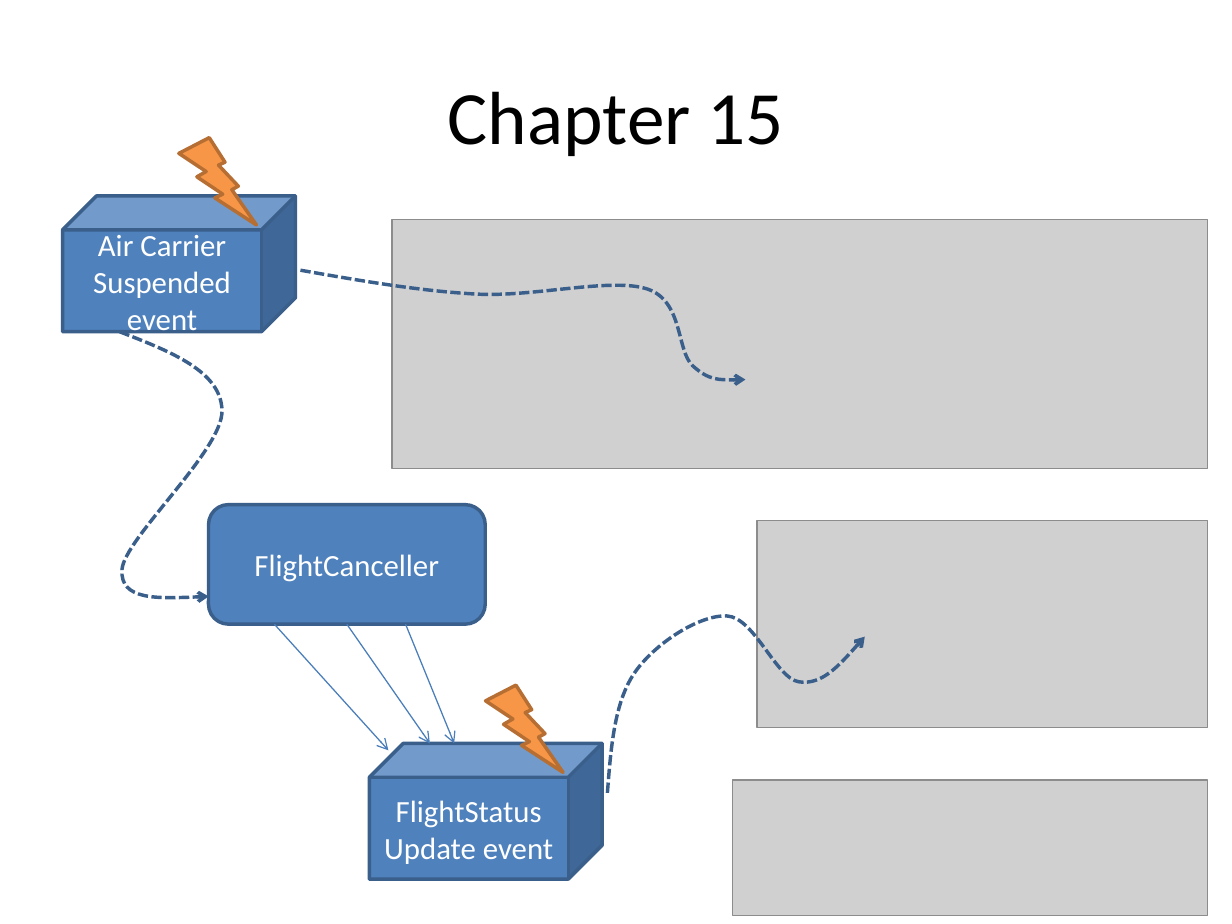
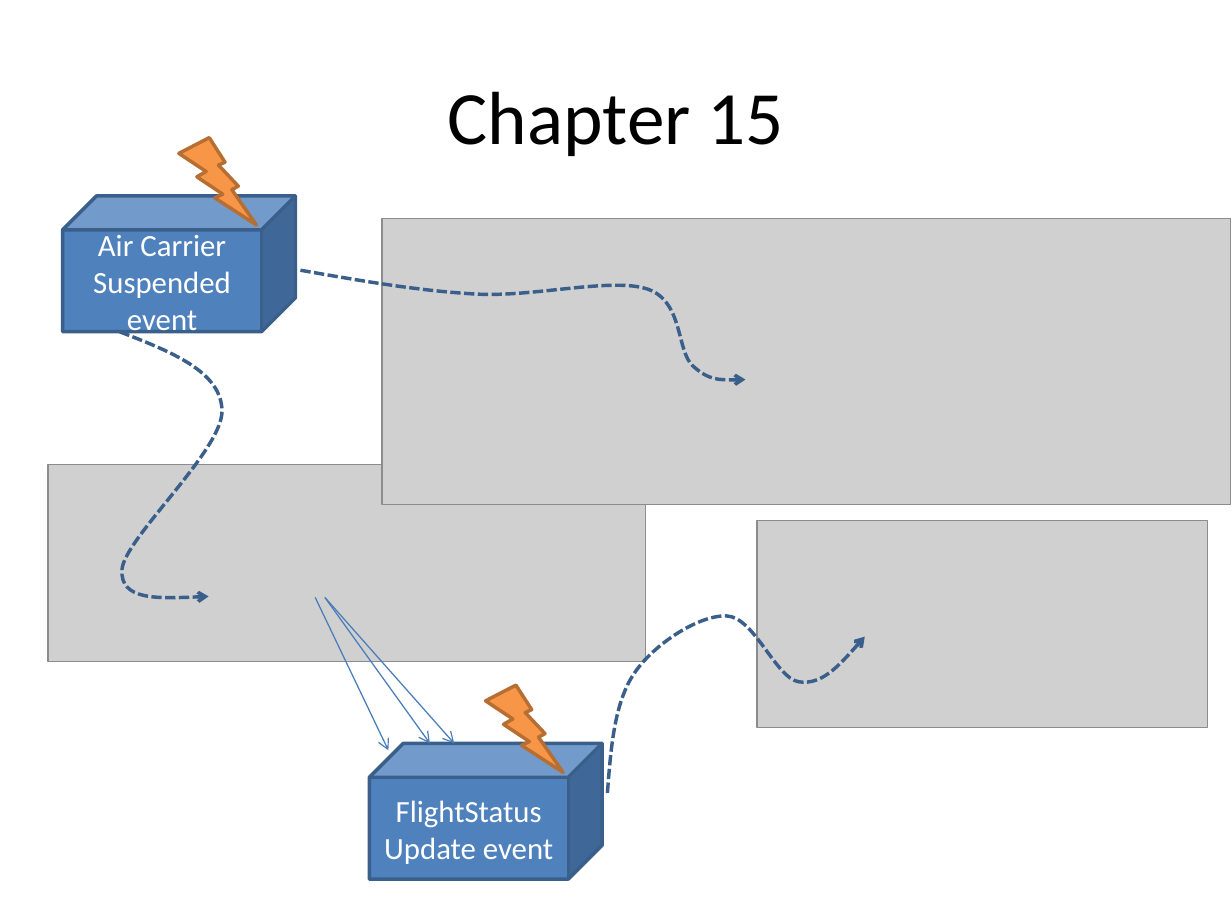
Before and after one commit to lucasjellema/soasuitehandbook, a slide deck: slide 19 of ChapterOverviews_picturesOfService.pptx. Drawn at 1232x924 pixels with LibreOffice and Linux fonts; fonts in the diff are those of the drawing; grey boxes stand for pictures. Boxes give left, top, right and bottom in pixels: in the first picture for what was removed or moved away, otherwise in the second. Text is boxed around its words. In the diff, an @@ line names an element or a change of style, - is before the commit and + after.

Commit message:
Updated Chapter 15 overviews

```diff
--- a/ChapterOverviews_picturesOfService.pptx
+++ b/ChapterOverviews_picturesOfService.pptx
@@ picture: place and size @@
-picture at box(392, 219, 1207, 468)
+picture at box(382, 218, 1230, 504)
@@ picture added at box(48, 464, 646, 662) @@
@@ rounded rectangle removed at box(208, 505, 485, 625) @@
-FlightCanceller
@@ arrow moved from (275, 625) - (388, 750) to (315, 598) - (388, 750) @@
@@ arrow moved from (347, 625) - (430, 743) to (325, 598) - (430, 743) @@
@@ arrow moved from (405, 625) - (455, 743) to (325, 598) - (455, 743) @@
@@ picture removed at box(732, 780, 1207, 915) @@
```
Also in this commit, not shown: 1 slide added.
